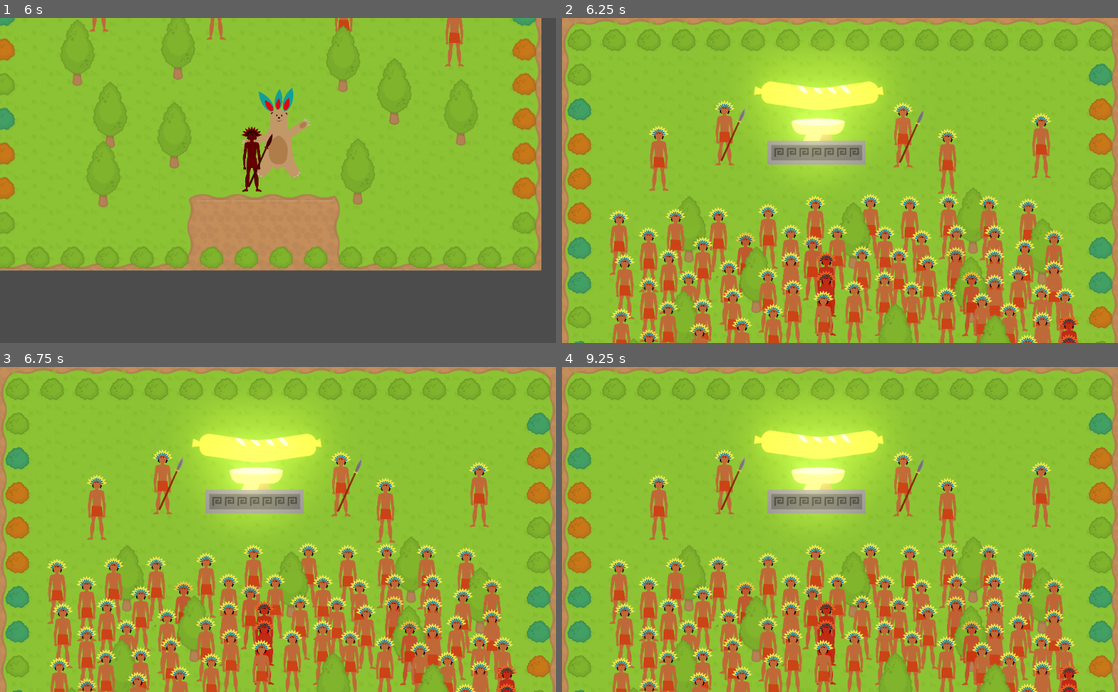
Above: before the commit, frames 1-4 (two rows, left to right).
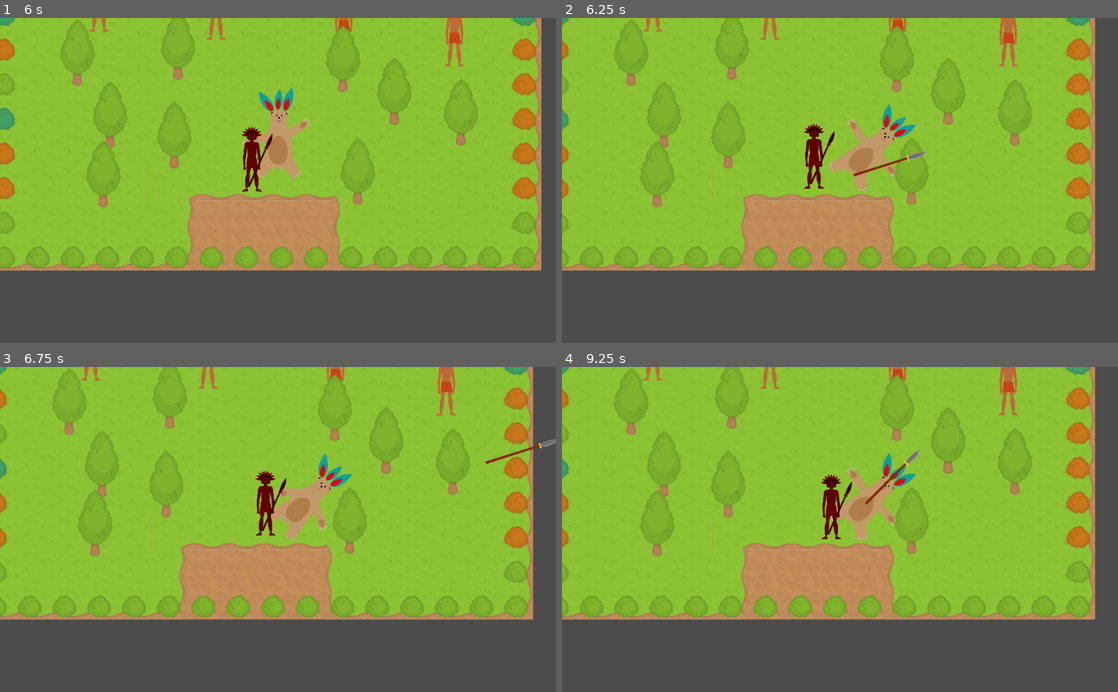
Above: after the commit, the same moments.

Repository: lendroit/welcome_thomas
Game: Godot game, scene res://World.tscn
Same seed, same stepped clock (60 frames per second), same inputs: the game is played once before the commit and once after it.
Inputs:
- Up to frame 1 (6 s): tap Enter (ui_accept) at 0.5, 0.77, 1.52, 3.02, 3.77, 4.52 s; hold Right (ui_right) 0.53-1.28 s; hold Down (ui_down) 1.28-2.03 s; hold Right (ui_right) 2.03-2.78 s; hold Up (ui_up) 2.78-3.53 s; hold Left (ui_left) 3.53-5.03 s; hold Down (ui_down) 5.03-5.78 s; hold Right (ui_right) from 5.78 s (still down)
- Up to frame 2 (6.25 s): keep holding Right (ui_right); tap Enter (ui_accept) at 6.02 s
- Up to frame 3 (6.75 s): release Right (ui_right) at 6.53 s; hold Up (ui_up) from 6.53 s (still down)
- Up to frame 4 (9.25 s): tap Enter (ui_accept) at 6.77, 7.52, 9.02 s; release Up (ui_up) at 7.28 s; hold Right (ui_right) 7.28-8.03 s; hold Down (ui_down) 8.03-8.78 s; hold Left (ui_left) from 8.78 s (still down)

Frame 1 is identical in both runs. In frame 2, 55% of the frame differs, in the area x 0-100%, y 0-100%; in frame 3, 55%; in frame 4, 55%.
Error before the commit: Invalid get index 'position' (on base: 'previously freed instance'). (res://Mayan/Guard.gd:71)

Commit message:
feature: Player rotate and dies

Diff:
--- a/Player/Player.gd
+++ b/Player/Player.gd
@@ -8,6 +8,7 @@
 
 var velocity = Vector2.ZERO
 var item_held = null
+var is_dead = false
 
 onready var reachableObjectsArea = $ReachableObjectsArea
 onready var animation_player = $AnimationPlayer
@@ -29,13 +30,15 @@
 		emit_signal("player_won")
 
 func has_been_hit(body):
-	print("Oh je suis touchey")
 	_die()
 
 func _die():
-	queue_free()
+	is_dead = true
+	self.rotation = PI/4
 
 func _input(event):
+	if is_dead:
+		return
 	if event.is_action_pressed("ui_accept"):
 		if !item_held:
 			var reachable_item = reachableObjectsArea.get_item_if_any()
@@ -45,6 +48,8 @@
 			_drop_item()
 
 func _physics_process(delta):
+	if is_dead:
+		return
 
 	var input_vector = Vector2.ZERO
 	input_vector.x = Input.get_action_strength("ui_right") - Input.get_action_strength("ui_left")
